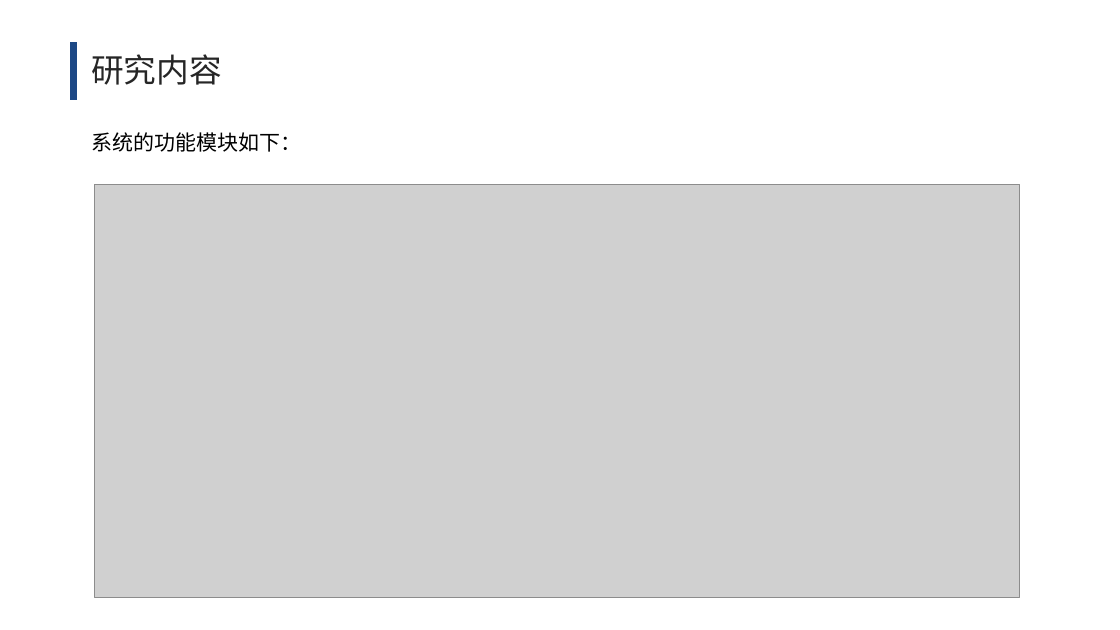
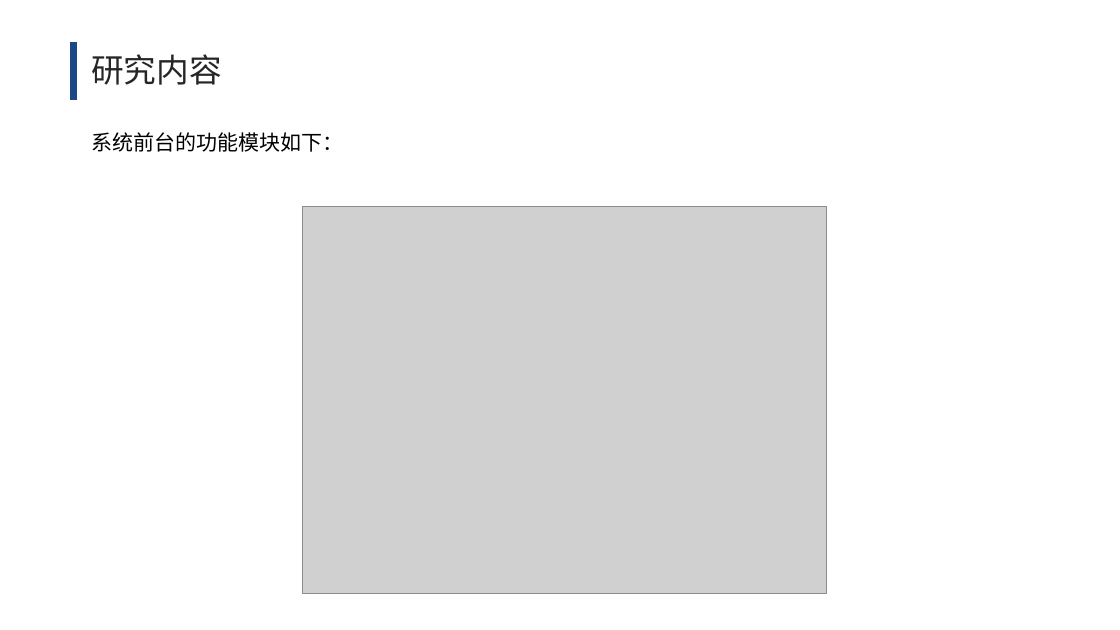
Before and after one commit to akira1ce/TreeHole, a slide deck: slide 8 of 文档/2019211899+李鑫+毕设答辩.pptx. Drawn at 1120x630 pixels with LibreOffice and Linux fonts; fonts in the diff are those of the drawing; grey boxes stand for pictures. Boxes give left, top, right and bottom in pixels: in the first picture for what was removed or moved away, otherwise in the second. Text is boxed around its words. In the diff, an @@ line names an element or a change of style, - is before the commit and + after.

Commit message:
update - 修改功能图

```diff
--- a/文档/2019211899+李鑫+毕设答辩.pptx
+++ b/文档/2019211899+李鑫+毕设答辩.pptx
@@ text at box(91, 132, 343, 152): text changed @@
-系统的功能模块如下：
+系统前台的功能模块如下：
@@ picture: place and size @@
-picture at box(95, 184, 1020, 597)
+picture at box(302, 206, 827, 594)
```
Also in this commit, not shown: 1 slide added.
